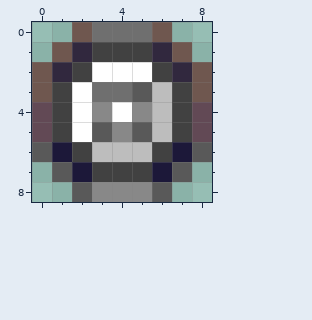
Pixel-art sprite: Content/Soul/Attributes/Resurrection.png. Above is the file before it was changed.
The file is 18x18 pixels, drawn in blocks of 2x2; one block is one cell here. Colours within 5 levels of each other are drawn and written as one.
And afterwards:
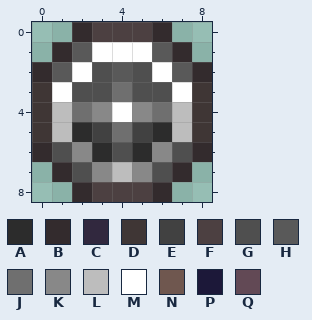
Palette (. is transparent): A #2c2c2c  B #332b2d  C #31283e  D #3f3635  E #414141  F #4c4041  G #4f4f4f  H #595959  J #6f6f6f  K #888888  L #bdbdbd  M #ffffff  N #6f574f  P #1c1839  Q #624955
Difference:
Changed rows in their new state; - is an unchanged pixel.
first column x 0:
0 --BFFFB--
1 -BHMMMHB-
2 BHMGHGMHB
3 DMGG-GGMD
4 DLJ---JLD
5 DLAEJEALD
6 BGKAGAKGB
7 -BGKLKGB-
8 --BFFFB--
Changed places in both pictures, as pixel boxes (x1, y1, x2, y2):
changed: (32, 22, 212, 202)
